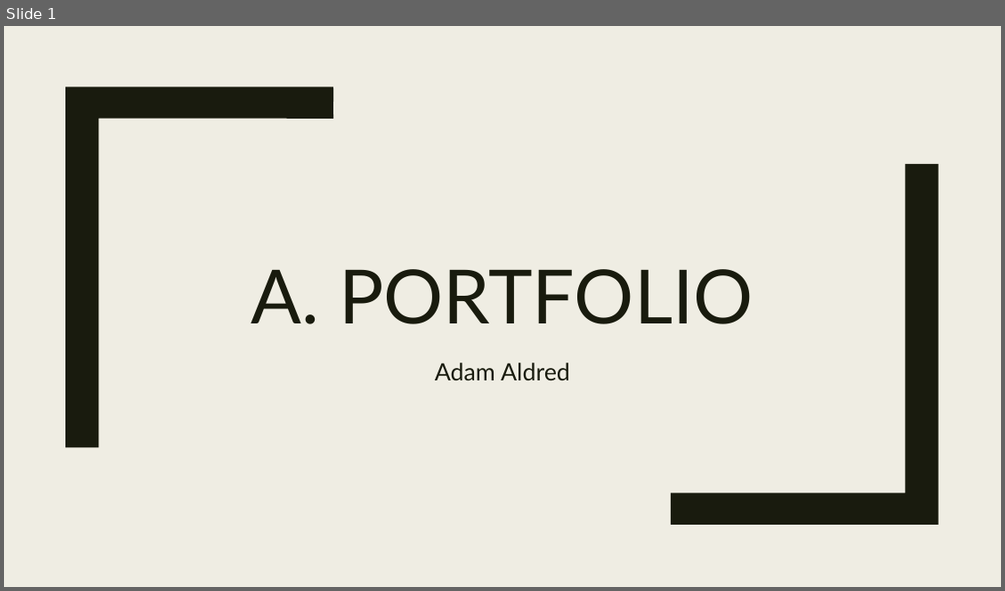
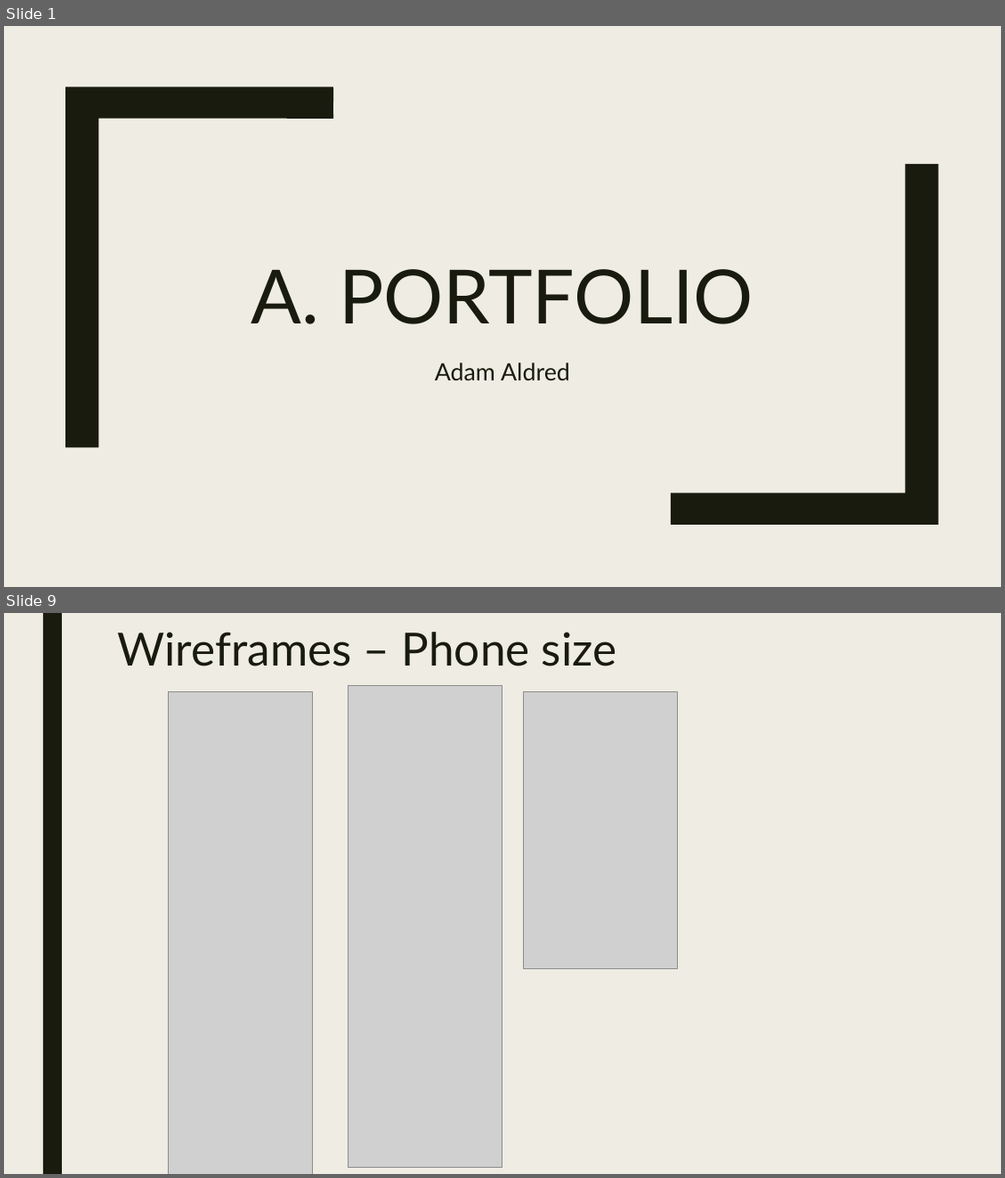
Before and after one commit to adam22gary/adam22gary.github.io, a slide deck: ppt/presentation.pptx. Shown one above the other, each under a label of ours: slide 1 before the commit, slides 1 and 9 after it; the slides between them are not shown. The pictures are 1005x591 and 1005x1178 pixels, drawn with LibreOffice and Linux fonts; fonts in the diff are those of the drawing; grey boxes stand for pictures. Boxes give left, top, right and bottom in pixels: in the first picture for what was removed or moved away, otherwise in the second. Text is boxed around its words. In the diff, an @@ line names an element or a change of style, - is before the commit and + after.

Commit message:
add presentation images fixed a few typos

```diff
--- a/ppt/presentation.pptx
+++ b/ppt/presentation.pptx
@@ slide 9 added at (x1=4, y1=613, x2=1001, y2=1174), background #EFEDE3 @@
@@ rectangle added at (x1=43, y1=613, x2=62, y2=1174), fill #191B0E @@
@@ title added at (x1=117, y1=632, x2=616, y2=666), 44 pt, text #191B0E @@
+Wireframes – Phone size
@@ picture added at (x1=168, y1=691, x2=313, y2=1174) @@
@@ picture added at (x1=348, y1=686, x2=502, y2=1167) @@
@@ picture added at (x1=523, y1=691, x2=677, y2=968) @@
```
Also in this commit, not shown: 2 slides changed, 9 other slides added, 10 other files.
